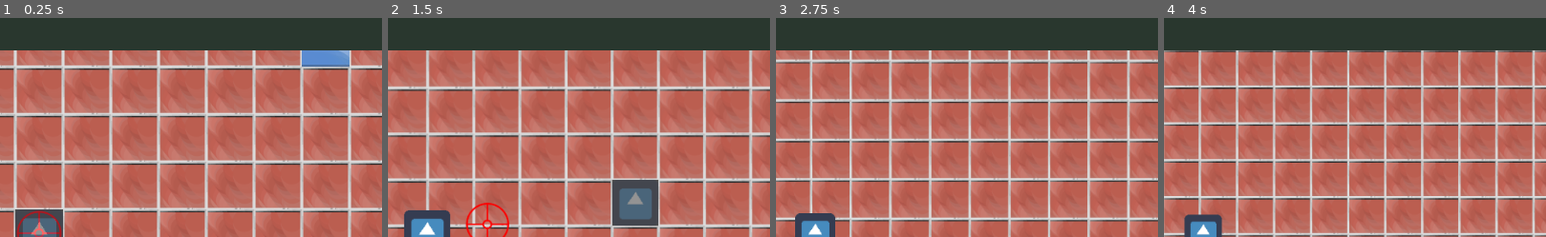
Above: before the commit, frames 1-4 (left to right).
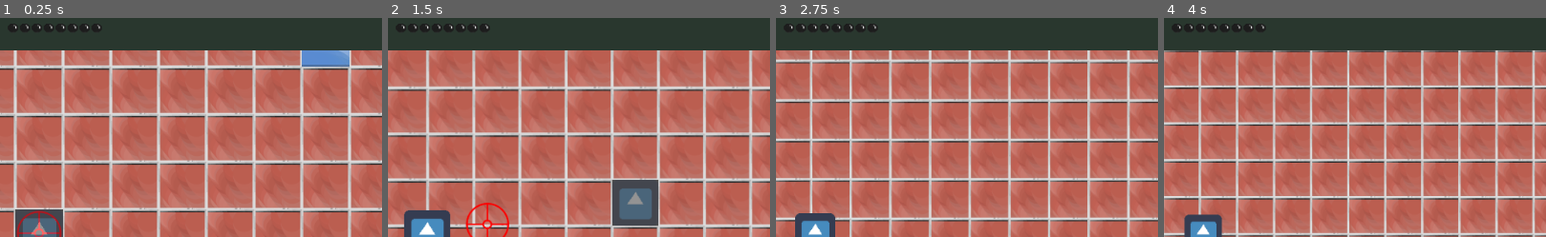
Above: after the commit, the same moments.

Repository: TrueSgtMonkey/texture_progress_auto_update
Game: Godot game, scene res://scenes/Main.tscn
Same seed, same stepped clock (60 frames per second), same inputs: the game is played once before the commit and once after it. The engine's default icon, where the game draws it, is replaced by a stand-in: a white triangle on a blue panel in a dark square.
Inputs (mouse positions are % of the whole screen's width and height, from its top left):
- Up to frame 1 (0.25 s): no input
- Up to frame 2 (1.5 s): tap Enter at 0.5 s; move the mouse to (72, 44) at 0.52 s; press the mouse at (72, 44) at 0.53 s; tap Space at 1.25 s; move the mouse to (30, 54) at 1.27 s; release the mouse at (30, 54) at 1.28 s; click (30, 54) at 1.35 s
- Up to frame 3 (2.75 s): move the mouse to (60, 27) at 2.02 s; press the mouse at (60, 27) at 2.03 s
- Up to frame 4 (4 s): move the mouse to (45, 69) at 2.77 s; release the mouse at (45, 69) at 2.78 s; click (45, 69) at 2.85 s; move the mouse to (80, 64) at 3.52 s; press the mouse at (80, 64) at 3.53 s
The pictures show only the part of the screen within x 45-95%, y 0-50%; the shares and areas given below are measured in that part.

The runs differ from the first frame. In frame 1, 0.5% of the frame differs, in the area x 2-27%, y 2-7%; in frame 2, 0.5%; in frame 3, 0.5%; in frame 4, 0.5%.

Commit message:
safssadf

Diff:
--- /dev/null
+++ b/project/Events.gd
@@ -0,0 +1,3 @@
+extends Node
+
+signal power_changed(power)
--- /dev/null
+++ b/project/Events.tscn
@@ -0,0 +1,6 @@
+[gd_scene load_steps=2 format=2]
+
+[ext_resource path="res://Events.gd" type="Script" id=1]
+
+[node name="Events" type="Node"]
+script = ExtResource( 1 )
--- a/project/project.godot
+++ b/project/project.godot
@@ -22,6 +22,7 @@
 [autoload]
 
 Globals="*res://Globals.tscn"
+Events="*res://Events.tscn"
 
 [input]
 
--- a/project/scenes/ShootTarget.gd
+++ b/project/scenes/ShootTarget.gd
@@ -30,14 +30,17 @@
 	shotInstance.global_position = global_position
 	get_parent().add_child(shotInstance)
 	weakShot = false
-	power = 0
+	setPower(0)
 	Globals.shot = true
 
+func setPower(power : int):
+	self.power = power
+	Events.emit_signal("power_changed", power)
+
 func count():
-	power += 1
+	setPower(power + 1)
 	if weakShot:
-		power = 1
+		setPower(1)
 	if(power == 9):
-		power = 1
+		setPower(1)
 		weakShot = true
-	print(power)
--- /dev/null
+++ b/project/scenes/TextureProgress.gd
@@ -0,0 +1,8 @@
+extends TextureProgress
+
+
+func _ready():
+	Events.connect("power_changed", self, "changePower")
+
+func changePower(power : int):
+	value = power
--- a/project/scenes/UI.tscn
+++ b/project/scenes/UI.tscn
@@ -1,4 +1,8 @@
-[gd_scene load_steps=2 format=2]
+[gd_scene load_steps=5 format=2]
+
+[ext_resource path="res://textures/power_bar.png" type="Texture" id=1]
+[ext_resource path="res://textures/power_bar_back.png" type="Texture" id=2]
+[ext_resource path="res://scenes/TextureProgress.gd" type="Script" id=3]
 
 [sub_resource type="StyleBoxFlat" id=1]
 bg_color = Color( 0.164706, 0.219608, 0.184314, 1 )
@@ -29,3 +33,18 @@
 __meta__ = {
 "_edit_use_anchors_": false
 }
+
+[node name="HBoxContainer" type="HBoxContainer" parent="Panel/MarginContainer"]
+margin_top = 16.0
+margin_right = 1067.0
+margin_bottom = 94.0
+alignment = 1
+
+[node name="TextureProgress" type="TextureProgress" parent="Panel/MarginContainer/HBoxContainer"]
+margin_left = 468.0
+margin_right = 598.0
+margin_bottom = 78.0
+max_value = 8.0
+texture_under = ExtResource( 2 )
+texture_progress = ExtResource( 1 )
+script = ExtResource( 3 )
